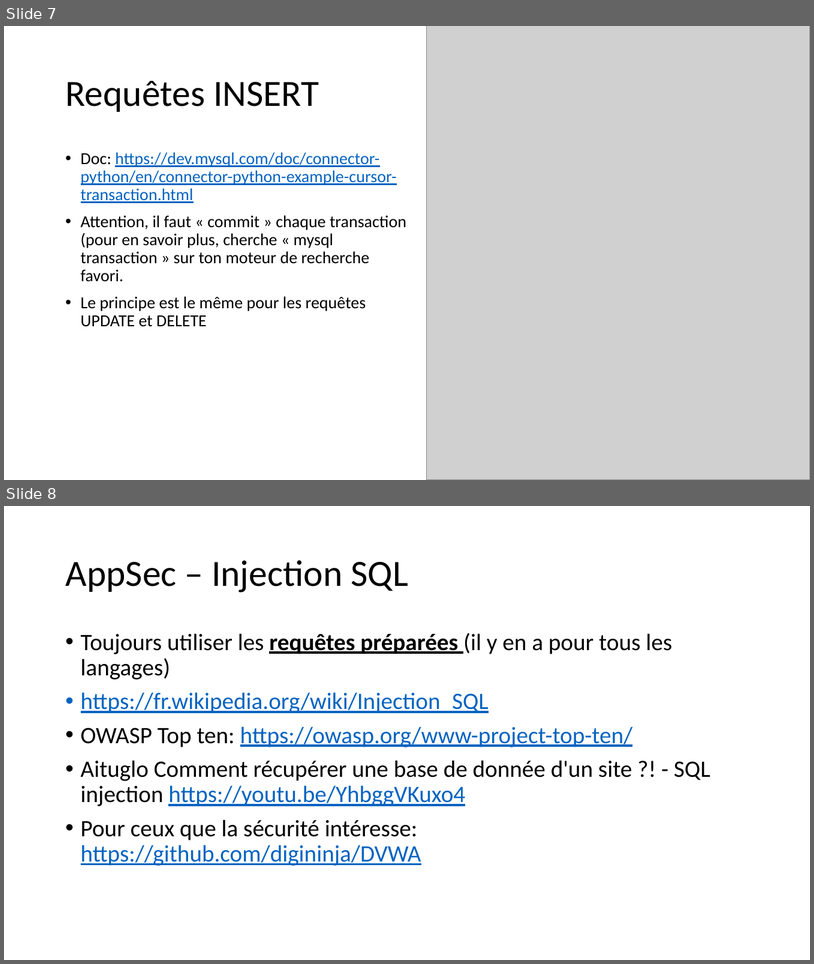
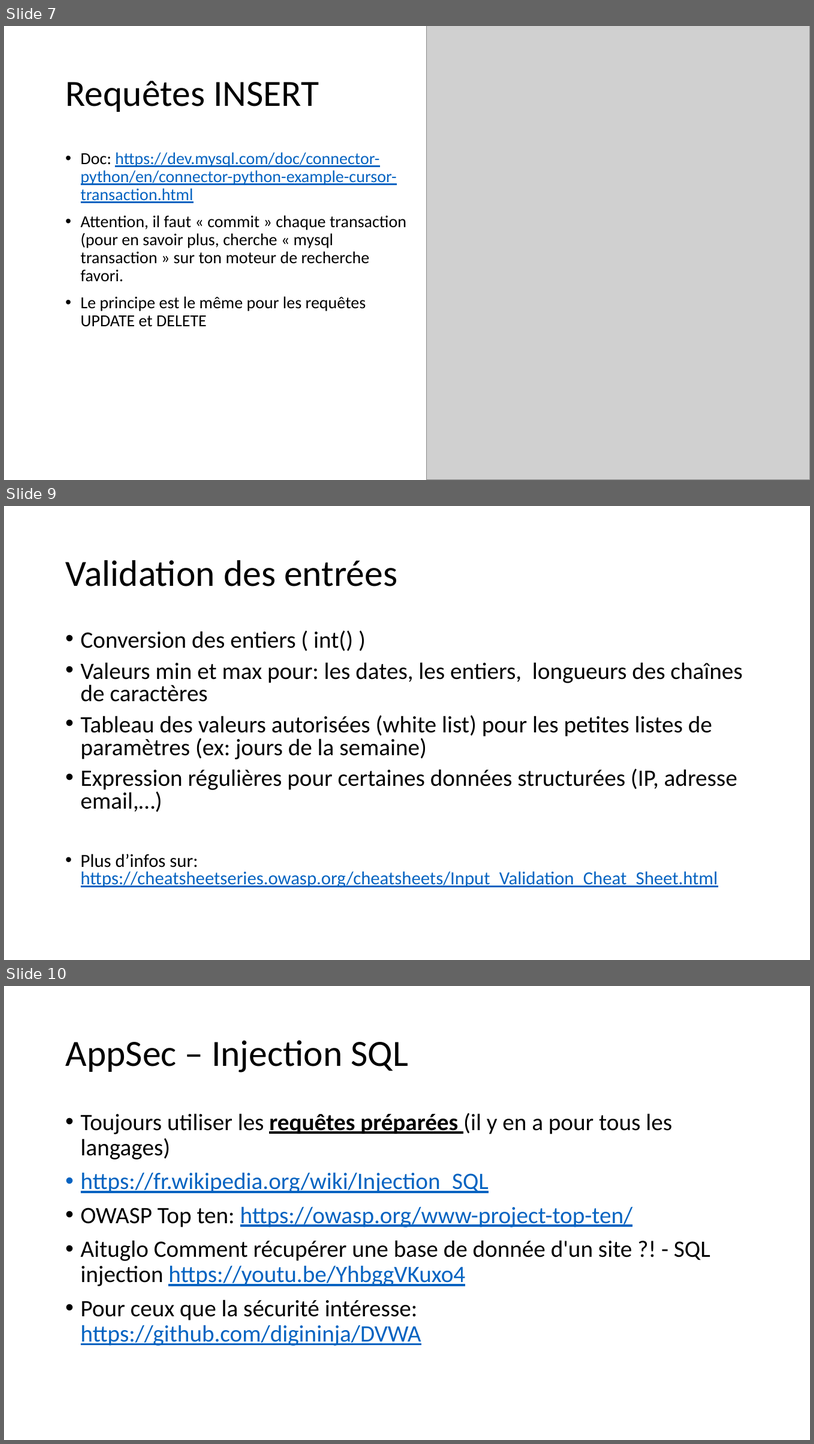
Before and after one commit to zeemil/ecoleit-1sql, a slide deck: Exercices Python.pptx. Shown one above the other, each under a label of ours: slides 7 and 8 before the commit, slides 7, 9 and 10 after it; the slides between them are not shown. The pictures are 814x964 and 814x1444 pixels, drawn with LibreOffice and Linux fonts; fonts in the diff are those of the drawing; grey boxes stand for pictures. Boxes give left, top, right and bottom in pixels: in the first picture for what was removed or moved away, otherwise in the second. Text is boxed around its words. In the diff, an @@ line names an element or a change of style, - is before the commit and + after.

```diff
--- a/Exercices Python.pptx
+++ b/Exercices Python.pptx
@@ slide 9 added at (4,506,810,960), background #FFFFFF @@
@@ title added at (65,560,398,586), 44 pt, text #000000 @@
+Validation des entrées
@@ text added at (81,630,743,888), 28 pt, text #000000 @@
+• Conversion des entiers ( int() )
+• Valeurs min et max pour: les dates, les entiers, longueurs des chaînes de caractères
+• Tableau des valeurs autorisées (white list) pour les petites listes de paramètres (ex: jours de la semaine)
+• Expression régulières pour certaines données structurées (IP, adresse email,…)
+• Plus d’infos sur: https://cheatsheetseries.owasp.org/cheatsheets/Input_Validation_Cheat_Sheet.html
@@ what was slide 8 is now slide 10 @@
```
Also in this commit, not shown: 2 slides changed, 2 other slides added.
